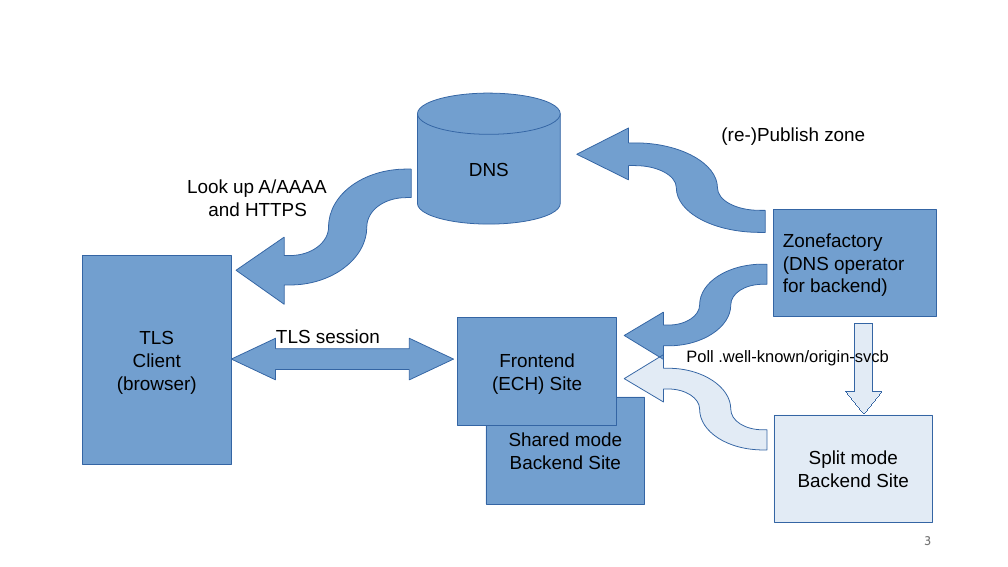
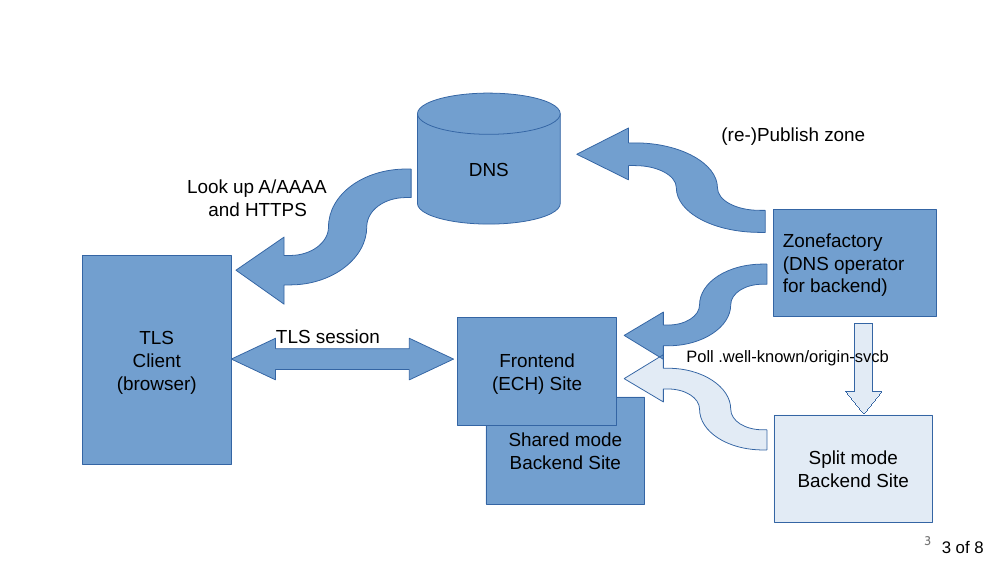
Before and after one commit to sftcd/wkesni, a slide deck: slide 3 of slides/wkech-123-slides.odp. Drawn at 1008x567 pixels with LibreOffice and Linux fonts; fonts in the diff are those of the drawing. Boxes give left, top, right and bottom in pixels: in the first picture for what was removed or moved away, otherwise in the second. Text is boxed around its words. In the diff, an @@ line names an element or a change of style, - is before the commit and + after.

```diff
--- a/slides/wkech-123-slides.odp
+++ b/slides/wkech-123-slides.odp
@@ freeform shape at box(625, 355, 768, 450): outline redrawn @@
@@ page number added at box(942, 541, 983, 553), 16 pt, text #000000 @@
+3 of 8
```
Also in this commit, not shown: 7 other slides changed, 1 other file.
